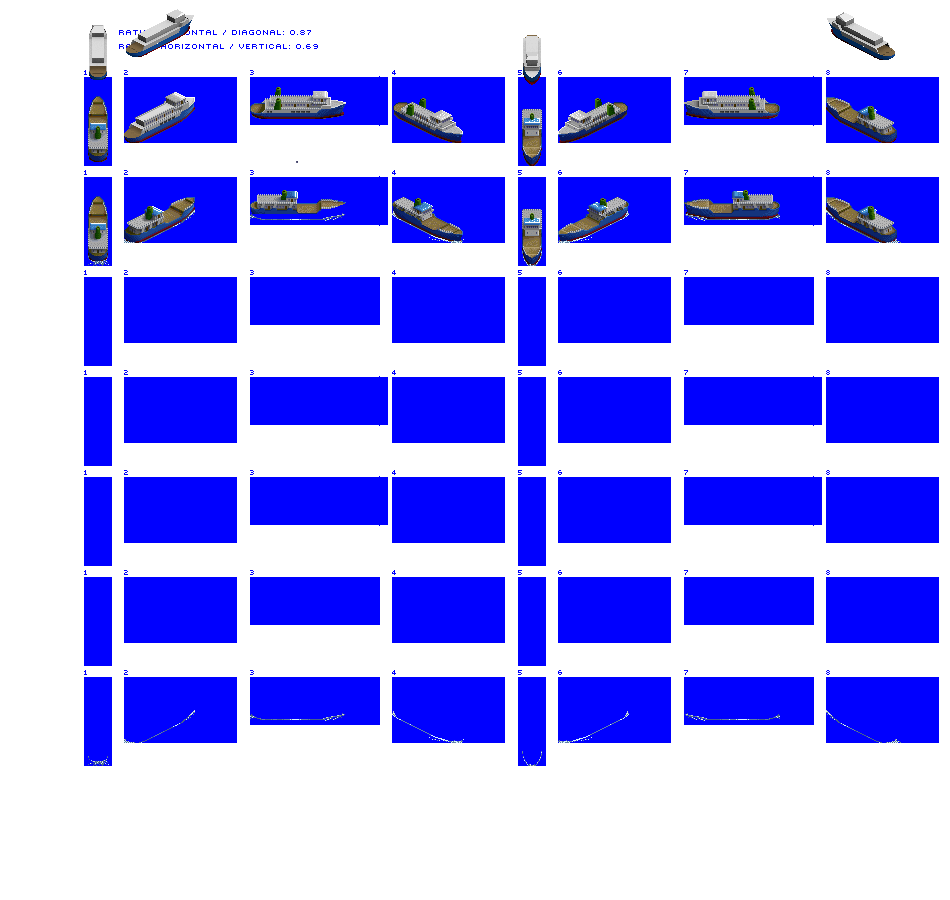
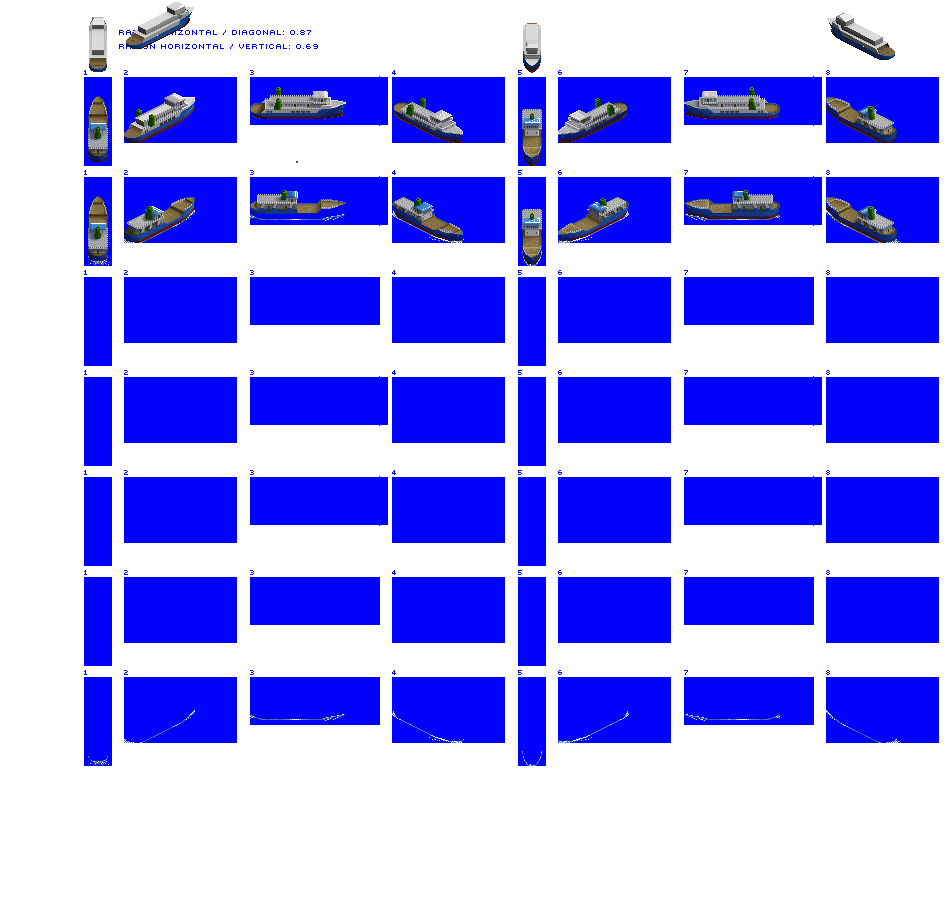
Layers edited between the first and the second 950x900 image:
painted on "Vehicle Ferry unloaded" over [89, 1, 541, 135]
added layer "Layer 4" above "funnel" over [135, 109, 142, 121]
